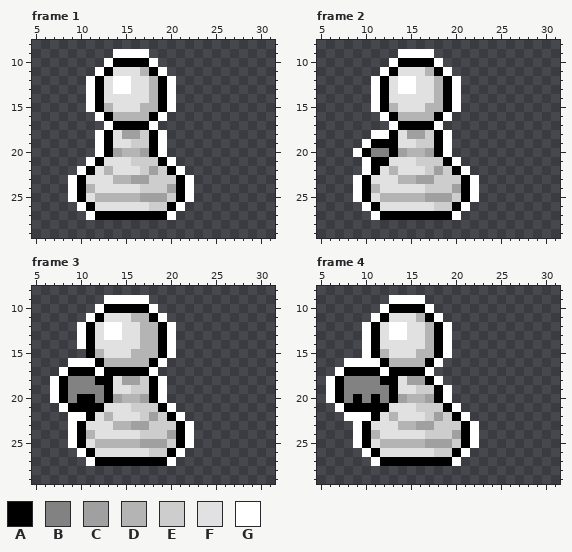
Edited in one commit: pixel-art file (Assets/Sprites/Sprites-Animation/Pieces/Pieces Attacking/White Pawn Attacking.aseprite). That is the earlier state.
32x32 pixels, 20 frames. Shown: frame 1: x 5..31, y 8..29; frame 2: x 5..31, y 8..29; frame 3: x 5..31, y 8..29; frame 4: x 5..31, y 8..29. The commit also changed other frames, which this record leaves out.
Palette (. is transparent): A #000000  B #828282  C #a0a0a0  D #b4b4b4  E #cdcdcd  F #e1e1e1  G #ffffff
Pixels before, frame 1, first column x 9:
 9 .....GGGG.....
10 ....GAAAAG....
11 ...GAFFFDAG...
12 ..GAFGGFFDAG..
13 ..GAFGGFFDAG..
14 ..GAFFFFFDAG..
15 ..GADFFFDDAG..
16 ...GADDDDAG...
17 ....GAAAAG....
18 ...GAFCCEAG...
19 ...GAFFEEAG...
20 ...GACDDCAG...
21 ..GAFFFEEEAG..
22 .GAFDFFFECEAG.
23 GAFFFDDCCEEEAG
24 GADFFFFFEEECAG
25 GAFDDDDDCCCEAG
26 .GAFFFFFFEEAG.
27 ..GAAAAAAAAG..
Pixels before, frame 2, first column x 9:
 9 .....GGGG.....
10 ....GAAAAG....
11 ...GAFFFDAG...
12 ..GAFGGFFDAG..
13 ..GAFGGFFDAG..
14 ..GAFFFFFDAG..
15 ..GADFFFDDAG..
16 ...GADDDDAG...
17 ....GAAAAG....
18 ..GGAFCCEAG...
19 .GAAAFFEEAG...
20 GABBACDDCAG...
21 .GAAFFFEEEAG..
22 .GAFDFFFECEAG.
23 GAFFFDDCCEEEAG
24 GADFFFFFEEECAG
25 GAFDDDDDCCCEAG
26 .GAFFFFFFEEAG.
27 ..GAAAAAAAAG..
Pixels before, frame 3, first column x 7:
 9 ......GGGGG.....
10 .....GAAAAAG....
11 ....GAFFFDDAG...
12 ...GAFGGFFDDAG..
13 ...GAFGGFFDDAG..
14 ...GAFFFFFDDAG..
15 ....ADFFFDDDAG..
16 ..GGGADDDDDAG...
17 .GAAAGAAAAAG....
18 GABBBAAFCCEAG...
19 GABBBBAFFEEAG...
20 GABAABACDDCAG...
21 .GAAAAFFFEEEAG..
22 ..GGAFDFFFECEAG.
23 ..GAFFFDDCCEEEAG
24 ..GADFFFFFEEECAG
25 ..GAFDDDDDCCCEAG
26 ...GAFFFFFFEEAG.
27 ....GAAAAAAAAG..
Pixels before, frame 4, first column x 6:
 9 .......GGGG......
10 ......GAAAAG.....
11 .....GAFFFDAG....
12 ....GAFGGFFDAG...
13 ....GAFGGFFDAG...
14 ....GAFFFFFDAG...
15 ....GADFFFDDAG...
16 ..GGGGADDDDAG....
17 .GAAAAGAAAAG.....
18 GABBBBAAFCCAG....
19 GABBBBBAFFEEAG...
20 GABABABACDDCAG...
21 .GAAAAAFFFEEEAG..
22 ..GGGAFDFFFECEAG.
23 ...GAFFFDDCCEEEAG
24 ...GADFFFFFEEECAG
25 ...GAFDDDDDCCCEAG
26 ....GAFFFFFFEEAG.
27 .....GAAAAAAAAG..
After:
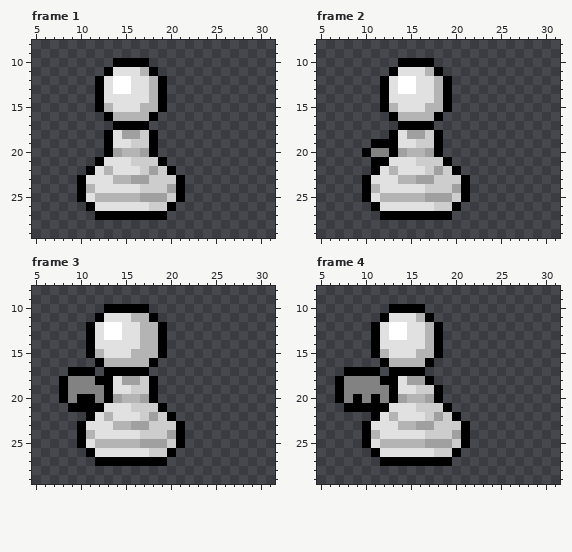
Difference:
Changed rows in their new state; - is an unchanged pixel.
Frame 1:
first column x 9:
 9 -----....-----
10 ----.----.----
11 ---.------.---
12 --.--------.--
13 --.--------.--
14 --.--------.--
15 --.--------.--
16 ---.------.---
17 ----.----.----
18 ---.------.---
19 ---.------.---
20 ---.------.---
21 --.--------.--
22 -.----------.-
23 .------------.
24 .------------.
25 .------------.
26 -.----------.-
27 --.--------.--
Frame 2:
first column x 9:
 9 -----....-----
10 ----.----.----
11 ---.------.---
12 --.--------.--
13 --.--------.--
14 --.--------.--
15 --.--------.--
16 ---.------.---
17 ----.----.----
18 --..------.---
19 -.--------.---
20 .---------.---
21 -.---------.--
22 -.----------.-
23 .------------.
24 .------------.
25 .------------.
26 -.----------.-
27 --.--------.--
Frame 3:
first column x 7:
 9 ------.....-----
10 -----.-----.----
11 ----.-------.---
12 ---.---------.--
13 ---.---------.--
14 ---.---------.--
15 -------------.--
16 --...-------.---
17 -.---.-----.----
18 .-----------.---
19 .-----------.---
20 .-----------.---
21 -.-----------.--
22 --..----------.-
23 --.------------.
24 --.------------.
25 --.------------.
26 ---.----------.-
27 ----.--------.--
Frame 4:
first column x 6:
 9 -------....------
10 ------.----.-----
11 -----.------.----
12 ----.--------.---
13 ----.--------.---
14 ----.--------.---
15 ----.--------.---
16 --....------.----
17 -.----.----.-----
18 .-----------.----
19 .------------.---
20 .------------.---
21 -.------------.--
22 --...----------.-
23 ---.------------.
24 ---.------------.
25 ---.------------.
26 ----.----------.-
27 -----.--------.--
